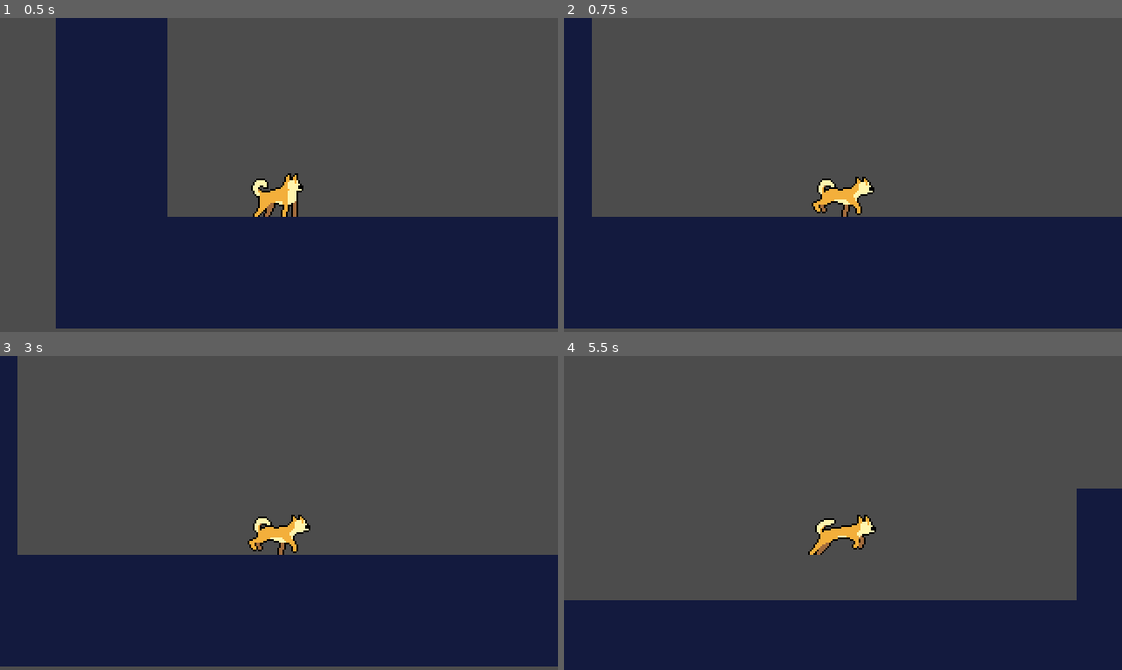
Above: before the commit, frames 1-4 (two rows, left to right).
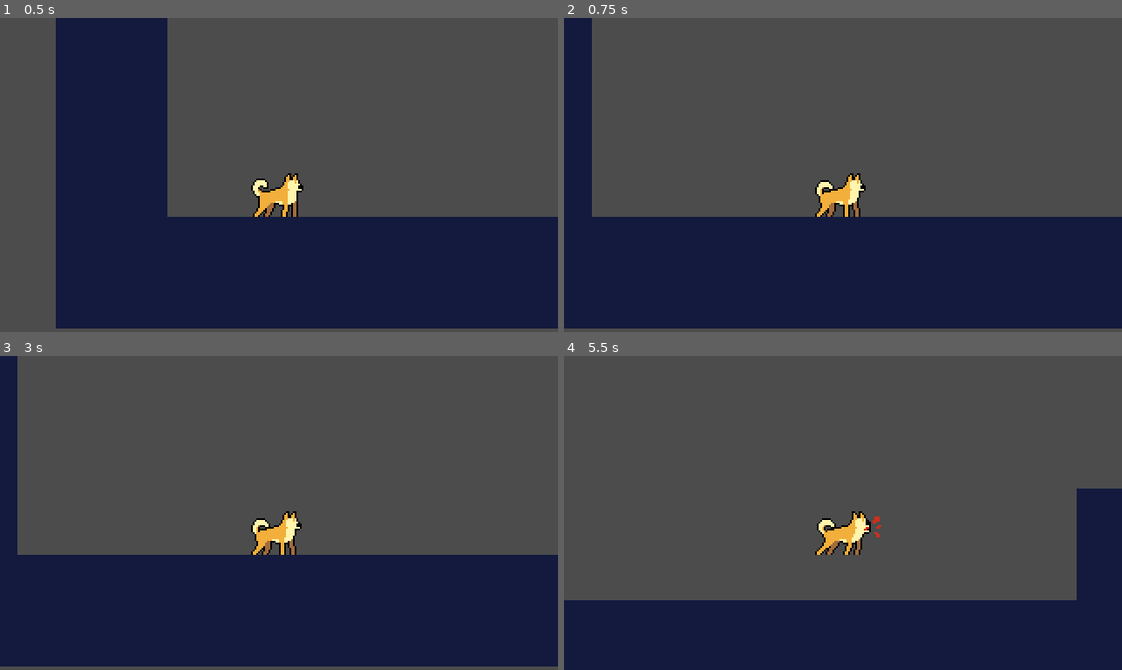
Above: after the commit, the same moments.

Repository: Stud-Io-Games/Godot-2D-Player-Animation
Game: Godot game, scene res://src/Level/Level.tscn
The game is run twice, just before and just after one commit, with the same random seed, the same clock (stepped at 60 frames per second) and the same inputs.
Inputs:
- Up to frame 1 (0.5 s): no input
- Up to frame 2 (0.75 s): hold D (move_right) from 0.53 s (still down); tap Space (attack) at 0.6 s
- Up to frame 3 (3 s): tap Z (jump) at 0.77, 0.8, 1.07, 1.35, 1.52, 1.82, 2.3 s; tap Space (attack) at 1.55, 2.1, 2.85 s; release D (move_right) at 2.03 s; hold Q (move_left) 2.03-2.78 s; hold D (move_right) from 2.78 s (still down)
- Up to frame 4 (5.5 s): tap Z (jump) at 3.02, 3.32, 3.6, 3.77, 4.07, 4.52, 4.82, 5.3 s; release D (move_right) at 4.28 s; hold Q (move_left) 4.28-5.03 s; tap Space (attack) at 4.35, 5.1 s; hold D (move_right) from 5.03 s (still down)

Frame 1 is identical in both runs. In frame 2, 0.7% of the frame differs, in the area x 44-56%, y 49-64%; in frame 3, 0.7%; in frame 4, 0.7%.

Commit message:
clean project

Diff:
--- a/src/Actor.gd
+++ b/src/Actor.gd
@@ -1,3 +1,4 @@
+# can be extended by an Enemy scene
 extends KinematicBody2D
 class_name Actor
 
--- a/src/Ennemy/Enemy.gd
+++ /dev/null
@@ -1,6 +0,0 @@
-extends "res://src/Actor.gd"
-
-
-func _ready():
-	set_physics_process(false) # deactivate the enemy at start of the game
-	_velocity.x = -speed.x # go to the left
--- a/src/Ennemy/Enemy.tscn
+++ /dev/null
@@ -1,31 +0,0 @@
-[gd_scene load_steps=4 format=2]
-
-[ext_resource path="res://assets/enemy.png" type="Texture" id=1]
-[ext_resource path="res://src/Ennemy/Enemy.gd" type="Script" id=2]
-
-[sub_resource type="CapsuleShape2D" id=1]
-radius = 35.0
-height = 44.0
-
-[node name="Enemy" type="KinematicBody2D"]
-collision_layer = 2
-collision_mask = 9
-script = ExtResource( 2 )
-speed = Vector2( 400, 1000 )
-
-[node name="Enemy" type="Sprite" parent="."]
-position = Vector2( 0, -47 )
-texture = ExtResource( 1 )
-
-[node name="CollisionShape2D" type="CollisionShape2D" parent="."]
-position = Vector2( 0, -35 )
-rotation = -1.5708
-shape = SubResource( 1 )
-
-[node name="VisibilityEnabler2D" type="VisibilityEnabler2D" parent="."]
-visible = false
-position = Vector2( -2, 0 )
-scale = Vector2( 1.06, 1 )
-rect = Rect2( -50, -60, 100, 60 )
-process_parent = true
-physics_process_parent = true
--- a/src/Level/Level.tscn
+++ b/src/Level/Level.tscn
@@ -1,8 +1,7 @@
-[gd_scene load_steps=4 format=2]
+[gd_scene load_steps=3 format=2]
 
 [ext_resource path="res://assets/level/tileset.tres" type="TileSet" id=1]
 [ext_resource path="res://src/Player.tscn" type="PackedScene" id=2]
-[ext_resource path="res://src/Ennemy/Enemy.tscn" type="PackedScene" id=3]
 
 [node name="Level" type="Node2D"]
 
@@ -13,10 +12,6 @@
 format = 1
 tile_data = PoolIntArray( 65533, 0, 0, 11, 0, 0, 131069, 0, 0, 65547, 0, 0, 196605, 0, 0, 131076, 0, 0, 131083, 0, 0, 2 …(209 unchanged characters)…
 
-[node name="Enemy" parent="." instance=ExtResource( 3 )]
-position = Vector2( 644, 191 )
-scale = Vector2( 0.2, 0.2 )
-
 [node name="Player" parent="." instance=ExtResource( 2 )]
 position = Vector2( -64, 121 )
 speed = Vector2( 400, 500 )
--- a/src/Player.gd
+++ b/src/Player.gd
@@ -9,9 +9,10 @@
 const ANIMATION_HURT = "hurt"
 const ANIMATION_ATTACK = "attack"
 
-const INPUT_RIGHT = "move_right"
-const INPUT_LEFT = "move_left"
-const INPUT_JUMP = "jump"
+# You need to create inputs for "move_right", "move_left", "jump", "attack" in Project > Project Setting > Input Map
+const INPUT_RIGHT = "move_right" # right_arrow, d
+const INPUT_LEFT = "move_left" # left_arrow, a
+const INPUT_JUMP = "jump" # up_arrow, w
 const INPUT_ATTACK = "attack" # space
 
 func _ready():
@@ -26,6 +27,10 @@
 	if direction.x != 0:
 		$PlayerSprite.flip_h = direction.x < 0
 
+func _on_AttackHit_area_entered(area):
+	if area.is_in_group("hurtbox"):
+		area.take_damage()
+
 func hurt():
 	state_machine.travel(ANIMATION_HURT)
 
@@ -35,28 +40,16 @@
 
 func set_animation(direction):
 	if not is_on_floor():
-#		print('not on floor')
-		travel_animation(ANIMATION_JUMP)
+		state_machine.travel(ANIMATION_JUMP)
 		return
 	if Input.is_action_just_pressed(INPUT_ATTACK):
-#		print('attack')
-		travel_animation(ANIMATION_ATTACK)
+		state_machine.travel(ANIMATION_ATTACK)
 		return
 	if Input.is_action_pressed(INPUT_RIGHT) or Input.is_action_pressed(INPUT_LEFT):
-#		print('moving ', 'left ? ', direction.x < 0)
-		travel_animation(ANIMATION_RUN)
-		return
-	if Input.is_action_pressed(INPUT_JUMP):
-#		print('jump')
-		travel_animation(ANIMATION_JUMP)
-		return
-#	print('idle')
-	travel_animation(ANIMATION_IDLE)
-
-func travel_animation(animation: String) -> void:
-	if state_machine.get_current_node() != animation:
-		print(state_machine.get_current_node(), ' / ', animation)
-		state_machine.travel(animation)
+		if (direction.x != 0):
+			state_machine.travel(ANIMATION_RUN)
+			return
+	state_machine.travel(ANIMATION_IDLE)
 
 func get_direction() -> Vector2:
 	return Vector2(
@@ -78,89 +71,3 @@
 	if is_jump_interrupted:
 		out.y = 0.0
 	return out
-
-#extends Actor
-#
-##onready var animatedSprite = $AnimatedSprite
-#onready var animationPlayer = $Animation/AnimationPlayer
-#onready var animatedTree = $Animation/AnimationTree
-#onready var playerSprite = $PlayerSprite
-#
-#const ANIMATION_RUN = "run"
-#const ANIMATION_IDLE = "idle"
-#const ANIMATION_JUMP = "jump"
-#const ANIMATION_DEATH = "death"
-#const ANIMATION_HURT = "hurt"
-#
-#const INPUT_RIGHT = "ui_right"
-#const INPUT_LEFT = "ui_left"
-#const INPUT_JUMP = "ui_up"
-#const INPUT_ATTACK = "ui_select" # space
-#
-#export var stomp_impulse: = 1000.0
-#export var life_points: = 3
-#
-#func _ready():
-#	animatedTree.active = true
-#
-#func _process(delta: float) -> void:
-#	var is_jump_interrupted: = Input.is_action_just_released(INPUT_JUMP) and _velocity.y < 0.0
-#	var direction: = get_direction()
-#	_velocity = compute_velocity(_velocity, direction, speed, is_jump_interrupted)
-#	_velocity = move_and_slide(_velocity, FLOOR_NORMAL)
-#	compute_animation(direction)
-#
-## func _on_EnnemyDetector_body_entered(body: PhysicsBody2D):
-##	print('here ', life_points)
-##	life_points -= 1
-##	if life_points == 0:
-##		print('wtf')
-##		animatedSprite.animation = ANIMATION_DEATH
-##		yield(animatedSprite, "animation_finished")
-##		queue_free()
-##	else:
-##		animatedSprite.animation = ANIMATION_HURT
-#
-#
-#func get_direction() -> Vector2:
-#	return Vector2(
-#		Input.get_action_strength(INPUT_RIGHT) - Input.get_action_strength(INPUT_LEFT),
-#		- 1.0 if Input.is_action_just_pressed(INPUT_JUMP) and is_on_floor() else 1.0
-#	)
-#
-#func compute_velocity(
-#	linear_velocity: Vector2,
-#	direction: Vector2,
-#	speed: Vector2,
-#	is_jump_interrupted: bool
-#) -> Vector2:
-#	var out: = linear_velocity
-#	out.x = speed.x * direction.x
-#	out.y += gravity * get_physics_process_delta_time()
-#	if direction.y == -1.0: # jump
-#		out.y = speed.y * direction.y
-#	if is_jump_interrupted:
-#		out.y = 0.0
-#	return out
-#
-#func compute_stomp_velocity(linear_velocity: Vector2, 	impulse: float) -> Vector2:
-#	var out: = linear_velocity
-#	out.y = -impulse
-#	return out
-#
-#func compute_animation(direction: Vector2) -> void:
-#		# if jumping or falling
-#	if direction.y < 0 or not is_on_floor():
-#		set_animation("jump", "parameters/in_air/current", 1)
-#		return
-#	if direction.x != 0 and is_on_floor():
-#		set_animation("walk", "parameters/movement/current", 1)
-#		playerSprite.flip_h = direction.x < 0
-#	else:
-#		set_animation("idle", "parameters/movement/current", 0)
-#
-#
-#
-#func set_animation(animation_title: String, animation_name: String, value: int) -> void:
-#	if animationPlayer.get_current_animation() != animation_title:
-#		animatedTree.set(animation_name, value)
--- a/src/Player.tscn
+++ b/src/Player.tscn
@@ -1,7 +1,10 @@
-[gd_scene load_steps=29 format=2]
+[gd_scene load_steps=32 format=2]
 
 [ext_resource path="res://assets/character/player.png" type="Texture" id=1]
 [ext_resource path="res://src/Player.gd" type="Script" id=31]
+
+[sub_resource type="RectangleShape2D" id=62]
+extents = Vector2( 11.75, 12 )
 
 [sub_resource type="RectangleShape2D" id=41]
 extents = Vector2( 14, 10 )
@@ -20,10 +23,23 @@
 "update": 0,
 "values": [ 0 ]
 }
+tracks/1/type = "value"
+tracks/1/path = NodePath("PlayerSprite/AttackHit/CollisionShape2D:disabled")
+tracks/1/interp = 1
+tracks/1/loop_wrap = true
+tracks/1/imported = false
+tracks/1/enabled = true
+tracks/1/keys = {
+"times": PoolRealArray( 0 ),
+"transitions": PoolRealArray( 1 ),
+"update": 0,
+"values": [ true ]
+}
 
 [sub_resource type="Animation" id=22]
 resource_name = "attack"
 length = 0.6
+loop = true
 step = 0.15
 tracks/0/type = "value"
 tracks/0/path = NodePath("PlayerSprite:frame")
@@ -36,6 +52,18 @@
 "transitions": PoolRealArray( 1, 1, 1, 1 ),
 "update": 1,
 "values": [ 12, 13, 14, 15 ]
+}
+tracks/1/type = "value"
+tracks/1/path = NodePath("PlayerSprite/AttackHit/CollisionShape2D:disabled")
+tracks/1/interp = 1
+tracks/1/loop_wrap = true
+tracks/1/imported = false
+tracks/1/enabled = true
+tracks/1/keys = {
+"times": PoolRealArray( 0, 0.3 ),
+"transitions": PoolRealArray( 1, 1 ),
+"update": 1,
+"values": [ true, false ]
 }
 
 [sub_resource type="Animation" id=23]
@@ -163,22 +191,28 @@
 
 [sub_resource type="AnimationNodeStateMachineTransition" id=61]
 
+[sub_resource type="AnimationNodeStateMachineTransition" id=63]
+switch_mode = 2
+
+[sub_resource type="AnimationNodeStateMachineTransition" id=64]
+
 [sub_resource type="AnimationNodeStateMachine" id=57]
 states/attack/node = SubResource( 42 )
-states/attack/position = Vector2( 877.125, 281.5 )
+states/attack/position = Vector2( 878.125, 102 )
 states/death/node = SubResource( 43 )
-states/death/position = Vector2( 877.062, 102.5 )
+states/death/position = Vector2( 746.094, 344 )
 states/hurt/node = SubResource( 44 )
-states/hurt/position = Vector2( 424, 352.5 )
+states/hurt/position = Vector2( 424, 353 )
 states/idle/node = SubResource( 45 )
 states/idle/position = Vector2( 613.5, 198.5 )
 states/jump/node = SubResource( 46 )
 states/jump/position = Vector2( 302.25, 179.5 )
 states/walk/node = SubResource( 47 )
 states/walk/position = Vector2( 572.5, 59.25 )
-transitions = [ "idle", "death", SubResource( 48 ), "idle",  …(234 unchanged characters)…  60 ), "jump", "idle", SubResource( 61 ) ]
+transitions = [ "idle", "death", SubResource( 48 ), "idle",  …(234 unchanged characters)…  60 ), "jump", "idle", SubResource( 61 ), "attack", "walk", SubResource( 63 ), "walk", "attack", SubResource( 64 ) ]
 start_node = "idle"
 end_node = "death"
+graph_offset = Vector2( 175.507, 204.202 )
 
 [sub_resource type="AnimationNodeStateMachinePlayback" id=58]
 
@@ -193,6 +227,13 @@
 texture = ExtResource( 1 )
 hframes = 6
 vframes = 6
+
+[node name="AttackHit" type="Area2D" parent="PlayerSprite"]
+
+[node name="CollisionShape2D" type="CollisionShape2D" parent="PlayerSprite/AttackHit"]
+position = Vector2( 28.25, 12 )
+shape = SubResource( 62 )
+disabled = true
 
 [node name="CollisionShape2D" type="CollisionShape2D" parent="."]
 position = Vector2( 0, 14 )
@@ -230,4 +271,5 @@
 position = Vector2( -1, -0.5 )
 shape = SubResource( 20 )
 
+[connection signal="area_entered" from="PlayerSprite/AttackHit" to="." method="_on_AttackHit_area_entered"]
 [connection signal="body_entered" from="EnnemyDetector" to="." method="_on_EnnemyDetector_body_entered"]
Binary file removed: assets/enemy.png
Not shown, removed: assets/enemy.png.import
Not shown, changed: README.md
